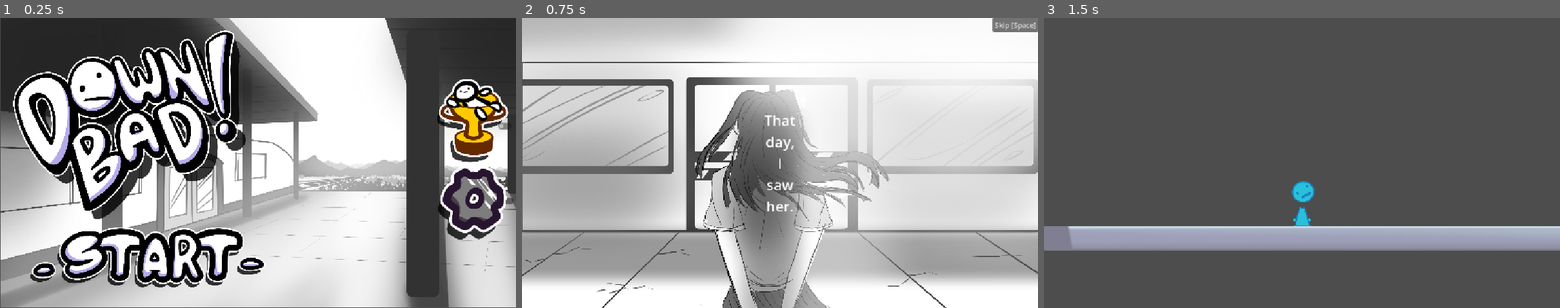
Above: before the commit, frames 1-3 (left to right).
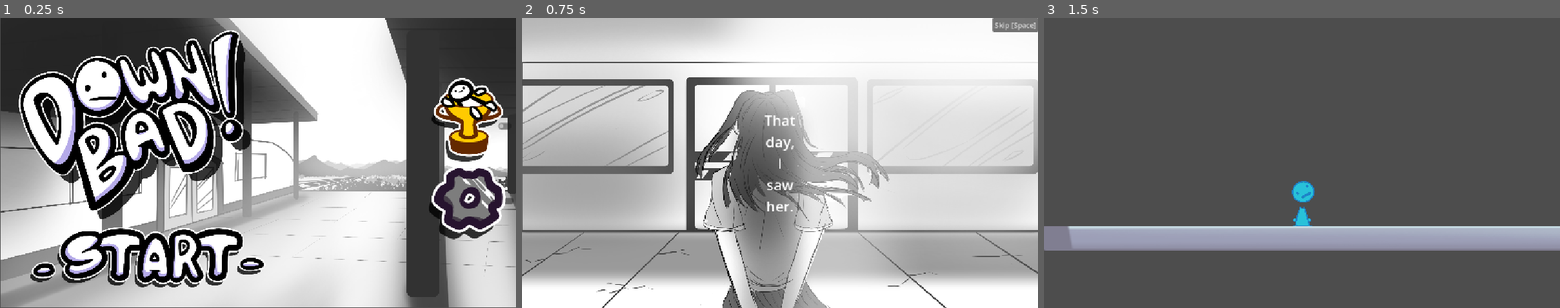
Above: after the commit, the same moments.

Repository: average4136/head-over-heels-game
Game: Godot game, scene res://Scenes/main_menu.tscn
The game is run twice, just before and just after one commit, with the same random seed, the same clock (stepped at 60 frames per second) and the same inputs.
Inputs (mouse positions are in pixels of both pictures, inside the frame that each line leads up to):
- Up to frame 1 (0.25 s): no input
- Up to frame 2 (0.75 s): click (671, 252) at 0.5 s
- Up to frame 3 (1.5 s): click "Skip [Space]" at 1.25 s

The runs differ from the first frame. In frame 1, 14% of the frame differs, in the area x 2-99%, y 4-77%; in frame 2, nothing differs; in frame 3, nothing differs.

Commit message:
Update main_menu.tscn

Diff:
--- a/Scenes/main_menu.tscn
+++ b/Scenes/main_menu.tscn
@@ -89,7 +89,7 @@
 [node name="CanvasLayer" type="CanvasLayer" parent="." unique_id=90277366]
 
 [node name="DownBadLogoV0_5" type="Sprite2D" parent="." unique_id=285365223]
-position = Vector2(301.99997, 239.00003)
+position = Vector2(313.99997, 237.99997)
 rotation = -0.29147
 scale = Vector2(0.28, 0.28)
 texture = ExtResource("4_ce3w2")
@@ -123,8 +123,8 @@
 alignment = 1
 
 [node name="Settings" type="Sprite2D" parent="Settings button" unique_id=51740853]
-position = Vector2(46.999977, 71)
-scale = Vector2(0.5332163, 0.5995455)
+position = Vector2(35.799965, 70)
+scale = Vector2(0.6, 0.6)
 texture = ExtResource("4_n45e2")
 
 [node name="CheckButton" type="CheckButton" parent="." unique_id=920543323]
@@ -140,7 +140,7 @@
 offset_bottom = 0.015991211
 
 [node name="Leaderboard" type="Sprite2D" parent="CheckButton" unique_id=1413498083]
-position = Vector2(74, 59)
+position = Vector2(62.799988, 58)
 scale = Vector2(0.6, 0.6)
 texture = ExtResource("6_opfnp")
 
